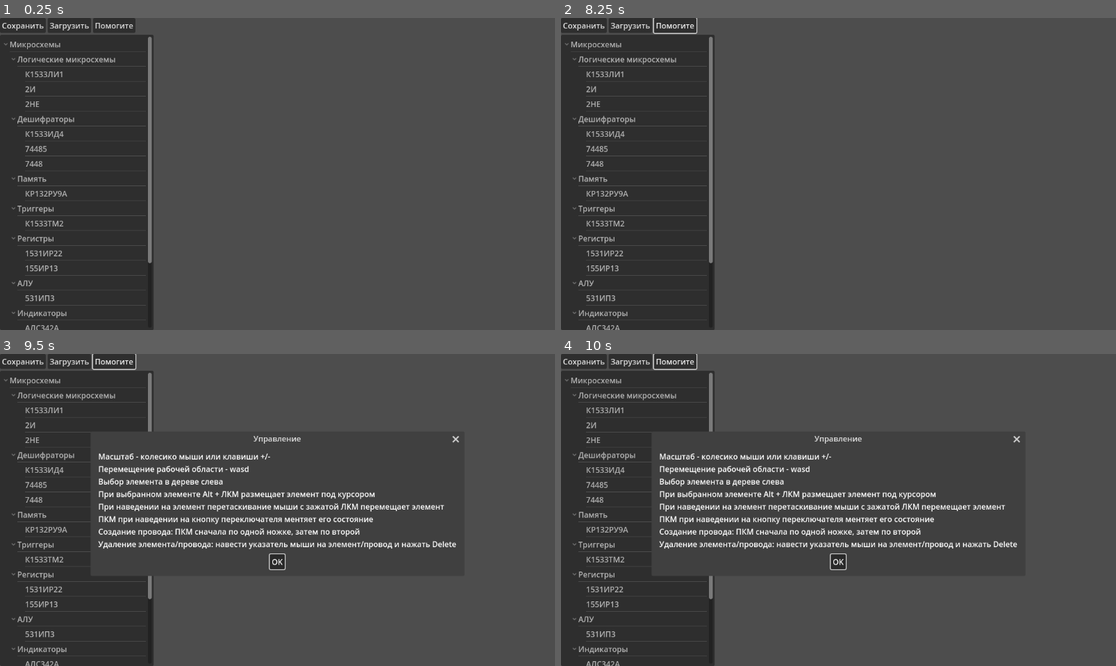
Above: before the commit, frames 1-4 (two rows, left to right).
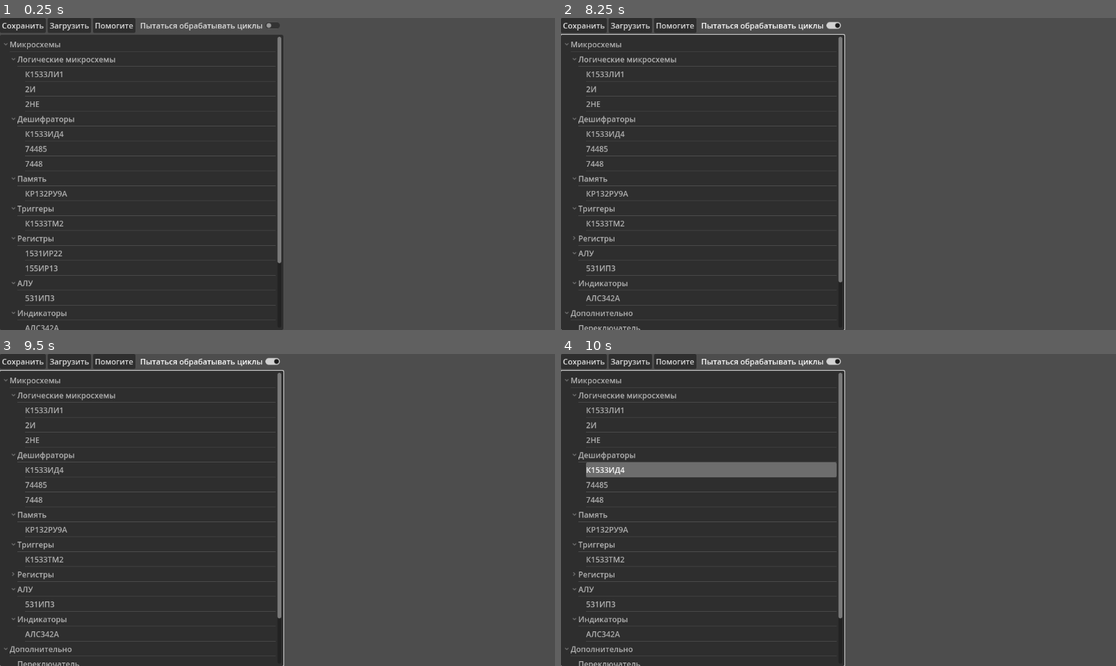
Above: after the commit, the same moments.

Repository: Andrien777/tvbuilder-m
Game: Godot game, scene res://ui/main_scene.tscn
The game is run twice, just before and just after one commit, with the same random seed, the same clock (stepped at 60 frames per second) and the same inputs. The engine's default icon, where the game draws it, is replaced by a stand-in: a white triangle on a blue panel in a dark square.
Inputs (mouse positions are in pixels of both pictures, inside the frame that each line leads up to):
- Up to frame 1 (0.25 s): no input
- Up to frame 2 (8.25 s): click (771, 24) at 0.5 s, where only the run after the commit has a clickable "Пытаться обрабатывать циклы"; click "Сохранить" at 1.25 s; click "Загрузить" at 2 s; click "Помогите" at 2.75 s; click "OK" at 3.5 s; tap Enter at 4.25, 7.25 s; move the mouse to (960, 158) at 4.27 s; hold D (pan_right) 4.28-5 s; tap Mouse wheel down (ZoomDown) at 4.35 s; click (960, 158) at 4.42 s; click "OK" at 5 s; tap Space (highlight_level) at 5.75, 8 s; drag from (727, 189) to (810, 236) at 5.77 s; click "OK" at 6.5 s; move the mouse to (894, 105) at 7.27 s; press the mouse at (894, 105) at 7.28 s; hold D (pan_right) 7.28-8 s; release the mouse at (894, 105) at 8 s; drag from (810, 236) to (672, 127) at 8.02 s
- Up to frame 3 (9.5 s): tap Enter at 8.75 s; move the mouse to (444, 556) at 8.77 s; hold A (pan_left) from 8.78 s (still down); hold Space (highlight_level) from 8.78 s (still down)
- Up to frame 4 (10 s): release A (pan_left) at 9.5 s; release Space (highlight_level) at 9.5 s; drag from (672, 463) to (755, 432) at 9.52 s

The runs differ from the first frame. In frame 1, 22% of the frame differs, in the area x 25-52%, y 1-100%; in frame 2, 23%, in the area x 0-52%, y 0-100%; in frame 3, 16%; in frame 4, 18%.

Commit message:
A different mode to somewhat resolve cycles

Diff:
--- a/components/all_components.json
+++ b/components/all_components.json
@@ -59,7 +59,7 @@
 		"config_path": "res://components/ic/flipflops/K1533TM2.json",
 		"logic_class_path": "res://components/ic/flipflops/K1533TM2.gd"
 	},
-	"K1533LI1":{
+	"К1533ЛИ1":{
 		"config_path": "res://components/ic/logic/K1533LI1.json",
 		"logic_class_path": "res://components/ic/logic/K1533LI1.gd"
 	}
--- a/netlist/netlist_class.gd
+++ b/netlist/netlist_class.gd
@@ -26,58 +26,131 @@
 		nodes.erase(pin2)
 
 func propagate_signal() -> void:
-	if nodes.is_empty():
-		return
-	var visited: Dictionary
-	var resolved: Array[NetlistNode]
-	var late_propagation: Array[NetlistNode]
-	var stack: Array[NetlistNode]
-	while visited.size() != nodes.size():
-		for key in nodes.keys():
-			if nodes[key] not in visited:
-				stack.push_back(nodes[key])
-				break
-		while not stack.is_empty():
-			var current = stack.back()
-			if current in resolved or current in late_propagation:
-				stack.pop_back()
-				continue
-			if current not in visited.keys():
-				visited[current] = 1
+	if GlobalSettings.doCycles:
+		for ic in SaveManager.ic_list:
+			ic._process_signal()
+		var resolved: Array[Pin]
+		var late_propagation: Array[Pin]
+		for pin in nodes.keys():
+			if pin.output():
+				resolved.append(pin)
+				for neighbour in nodes[pin].neighbours:
+					if neighbour.pin.output():
+						if neighbour.pin in resolved and neighbour.pin.state != pin.state:
+							if not neighbour.pin.z and not pin.z:
+								PopupManager.display_error("Соединены два выхода", "Вы делаете что-то странное", pin.global_position)
 			else:
-				visited[current] += 1
-			if visited[current] >= 5:
-				if current.pin.input():
-					var i = stack.size() - 2
-					var found_out = false
-					while stack[i] != current:
-						if stack[i].pin.output():
-							found_out = true
-							break
-						i -= 1
-					if not found_out:
-						current.pin.set_z()
-						resolved.append(current)
-						stack.pop_back()
+				var lateprop = true
+				for neighbour in nodes[pin].neighbours:
+					if neighbour.pin in resolved:
+						lateprop = false
+				if lateprop:
+					late_propagation.append(pin)
+					continue
+				var state = nodes[pin].neighbours[0].pin.state
+				var ok = true
+				for neighbour in nodes[pin].neighbours:
+					if neighbour.pin not in resolved:
 						continue
-				stack.pop_back()
-				PopupManager.display_error("Не удалось просчитать данный компонент", "Мы очень пытались. Честно.", current.pin.global_position)
-				#print("Could not resolve component:")
-				#print(current)
-				continue
-			if current.pin.output():
-				if not current.pin.dependencies.is_empty():
-					var dependencies_resolved = true
-					for dep in current.pin.dependencies:
-						if dep in nodes.keys():
-							if nodes[dep] not in resolved:
-								dependencies_resolved = false
-								stack.push_back(nodes[dep])
-							if nodes[dep] in late_propagation:
-								late_propagation.append(current)
-								stack.pop_back()
+					if neighbour.pin.state != state:
+						if state == NetConstants.LEVEL.LEVEL_Z:
+							state = neighbour.pin.state
+						else:
+							ok = false
+				if ok:
+					pin.state = state
+				else:
+					PopupManager.display_error("Короткое замыкание", "В этом месте произошло КЗ", pin.pin.global_position)
+		if not late_propagation.is_empty():
+			for pin in late_propagation:
+				var lateprop = true
+				for neighbour in nodes[pin].neighbours:
+					if neighbour.pin in resolved:
+						lateprop = false
+				if lateprop:
+					pin.set_z()
+					resolved.append(pin)
+					continue
+				var state = nodes[pin].neighbours[0].pin.state
+				var ok = true
+				for neighbour in nodes[pin].neighbours:
+					if neighbour.pin not in resolved:
+						continue
+					if neighbour.pin.state != state:
+						if state == NetConstants.LEVEL.LEVEL_Z:
+							state = neighbour.pin.state
+						else:
+							ok = false
+				if ok:
+					pin.state = state
+				else:
+					PopupManager.display_error("Короткое замыкание", "В этом месте произошло КЗ", pin.pin.global_position)
+	else:
+		if nodes.is_empty():
+			return
+		var visited: Dictionary
+		var resolved: Array[NetlistNode]
+		var processed_ics: Array[CircuitComponent]
+		var late_propagation: Array[NetlistNode]
+		var stack: Array[NetlistNode]
+		while visited.size() != nodes.size():
+			for key in nodes.keys():
+				if nodes[key] not in visited:
+					stack.push_back(nodes[key])
+					break
+			while not stack.is_empty():
+				var current = stack.back()
+				if current in resolved or current in late_propagation:
+					stack.pop_back()
+					continue
+				if current not in visited.keys():
+					visited[current] = 1
+				else:
+					visited[current] += 1
+				if visited[current] >= 5:
+					if current.pin.input():
+						var i = stack.size() - 2
+						var found_out = false
+						while stack[i] != current:
+							if stack[i].pin.output():
+								found_out = true
 								break
-					if dependencies_resolved:
+							i -= 1
+						if not found_out:
+							current.pin.set_z()
+							resolved.append(current)
+							stack.pop_back()
+							continue
+					stack.pop_back()
+					PopupManager.display_error("Не удалось просчитать данный компонент", "Мы очень пытались. Честно.", current.pin.global_position)
+					#print("Could not resolve component:")
+					#print(current)
+					continue
+				if current.pin.output():
+					if not current.pin.dependencies.is_empty():
+						var dependencies_resolved = true
+						for dep in current.pin.dependencies:
+							if dep in nodes.keys():
+								if nodes[dep] not in resolved:
+									dependencies_resolved = false
+									stack.push_back(nodes[dep])
+								if nodes[dep] in late_propagation:
+									late_propagation.append(current)
+									stack.pop_back()
+									break
+						if dependencies_resolved:
+							current.pin.parent._process_signal()
+							stack.pop_back()
+							resolved.append(current)
+							for neighbour in current.neighbours:
+								if neighbour.pin.output():
+									if neighbour in resolved and neighbour.pin.state != current.pin.state:
+										if not neighbour.pin.z and not current.pin.z:
+											PopupManager.display_error("Соединены два выхода", "Вы делаете что-то странное", current.pin.global_position)
+											#print("Two outputs short circuited")
+								if neighbour != current:
+									stack.push_back(neighbour)
+					else:
 						current.pin.parent._process_signal()
 						stack.pop_back()
 						resolved.append(current)
@@ -89,77 +162,65 @@
 										#print("Two outputs short circuited")
 							if neighbour != current:
 								stack.push_back(neighbour)
-				else:
-					current.pin.parent._process_signal()
-					stack.pop_back()
-					resolved.append(current)
+				elif current.pin.input():
+					var counter = 0
 					for neighbour in current.neighbours:
 						if neighbour.pin.output():
-							if neighbour in resolved and neighbour.pin.state != current.pin.state:
-								if not neighbour.pin.z and not current.pin.z:
-									PopupManager.display_error("Соединены два выхода", "Вы делаете что-то странное", current.pin.global_position)
-									#print("Two outputs short circuited")
-						if neighbour != current:
-							stack.push_back(neighbour)
-			elif current.pin.input():
-				var counter = 0
-				for neighbour in current.neighbours:
-					if neighbour.pin.output():
-						counter += 1
-					elif neighbour.pin.input():
-						if neighbour in resolved:
 							counter += 1
+						elif neighbour.pin.input():
+							if neighbour in resolved:
+								counter += 1
+						if counter >= 2:
+							break
 					if counter >= 2:
-						break
-				if counter >= 2:
-					late_propagation.append(current)
-					stack.pop_back()
+						late_propagation.append(current)
+						stack.pop_back()
+						for neighbour in current.neighbours:
+							if neighbour != current:
+								stack.push_back(neighbour)
+						continue
+					for neighbour in current.neighbours:
+						if neighbour in late_propagation:
+							late_propagation.append(current)
+							break
+						if neighbour.pin.output():
+							if neighbour in resolved:
+								current.pin.state = neighbour.pin.state
+								resolved.append(current)
+								break
+						elif neighbour.pin.input():
+							if neighbour in resolved:
+								current.pin.state = neighbour.pin.state
+								resolved.append(current)
+								break
+					if current in resolved or current in late_propagation:
+						stack.pop_back()
 					for neighbour in current.neighbours:
 						if neighbour != current:
 							stack.push_back(neighbour)
-					continue
-				for neighbour in current.neighbours:
-					if neighbour in late_propagation:
-						late_propagation.append(current)
-						break
-					if neighbour.pin.output():
-						if neighbour in resolved:
-							current.pin.state = neighbour.pin.state
-							resolved.append(current)
-							break
-					elif neighbour.pin.input():
-						if neighbour in resolved:
-							current.pin.state = neighbour.pin.state
-							resolved.append(current)
-							break
-				if current in resolved or current in late_propagation:
-					stack.pop_back()
-				for neighbour in current.neighbours:
-					if neighbour != current:
-						stack.push_back(neighbour)
-	if not late_propagation.is_empty():
-		for pin in late_propagation:
-			if pin.pin.output():
-				pin.pin.parent._process_signal()
-			else:
-				var state = pin.neighbours[0].pin.state
-				var ok = true
-				for neighbour in pin.neighbours:
-					if neighbour not in resolved:
-						continue
-					if neighbour.pin.state != state:
-						if state == NetConstants.LEVEL.LEVEL_Z:
-							state = neighbour.pin.state
-						else:
-							ok = false
-				if ok:
-					pin.pin.state = state
-				else:
-					PopupManager.display_error("Короткое замыкание", "В этом месте произошло КЗ", pin.pin.global_position)
-					#print("Short circuit")
-	for key in nodes.keys():
-		if key.direction == NetConstants.DIRECTION.DIRECTION_INPUT_OUTPUT:
-			key.parent._process_signal()
+		if not late_propagation.is_empty():
+			for pin in late_propagation:
+				if pin.pin.output():
+					pin.pin.parent._process_signal()
+				else:
+					var state = pin.neighbours[0].pin.state
+					var ok = true
+					for neighbour in pin.neighbours:
+						if neighbour not in resolved:
+							continue
+						if neighbour.pin.state != state:
+							if state == NetConstants.LEVEL.LEVEL_Z:
+								state = neighbour.pin.state
+							else:
+								ok = false
+					if ok:
+						pin.pin.state = state
+					else:
+						PopupManager.display_error("Короткое замыкание", "В этом месте произошло КЗ", pin.pin.global_position)
+						#print("Short circuit")
+		for key in nodes.keys():
+			if key.direction == NetConstants.DIRECTION.DIRECTION_INPUT_OUTPUT:
+				key.parent._process_signal()
 
 func get_json_adjacency():
 	var visited: Array[Pin]
--- /dev/null
+++ b/saveve.json
@@ -0,0 +1,91 @@
+{
+	"components": [
+		{
+			"id": 0,
+			"name": "2И",
+			"position": "(650, 325)"
+		},
+		{
+			"id": 1,
+			"name": "Светодиод",
+			"position": "(600, 125)"
+		},
+		{
+			"id": 2,
+			"name": "Светодиод",
+			"position": "(675, 150)"
+		},
+		{
+			"id": 3,
+			"name": "Светодиод",
+			"position": "(775, 125)"
+		},
+		{
+			"id": 4,
+			"name": "Переключатель",
+			"position": "(325, 300)"
+		}
+	],
+	"netlist": [
+		{
+			"from": {
+				"ic": 0,
+				"pin": 1
+			},
+			"to": {
+				"ic": 1,
+				"pin": 1
+			}
+		},
+		{
+			"from": {
+				"ic": 0,
+				"pin": 1
+			},
+			"to": {
+				"ic": 4,
+				"pin": 1
+			}
+		},
+		{
+			"from": {
+				"ic": 0,
+				"pin": 1
+			},
+			"to": {
+				"ic": 0,
+				"pin": 2
+			}
+		},
+		{
+			"from": {
+				"ic": 0,
+				"pin": 2
+			},
+			"to": {
+				"ic": 2,
+				"pin": 1
+			}
+		},
+		{
+			"from": {
+				"ic": 0,
+				"pin": 2
+			},
+			"to": {
+				"ic": 0,
+				"pin": 3
+			}
+		},
+		{
+			"from": {
+				"ic": 0,
+				"pin": 3
+			},
+			"to": {
+				"ic": 3,
+				"pin": 1
+			}
+		}
+	]
+}
--- a/ui/GlobalSettings.gd
+++ b/ui/GlobalSettings.gd
@@ -1,6 +1,7 @@
 extends Node
 
 var LevelHighlight  = false
+var doCycles = false
 
 # Called when the node enters the scene tree for the first time.
 func _ready() -> void:
--- /dev/null
+++ b/ui/do_cycles_button.gd
@@ -0,0 +1,15 @@
+extends CheckButton
+
+
+# Called when the node enters the scene tree for the first time.
+func _ready() -> void:
+	pass # Replace with function body.
+
+
+# Called every frame. 'delta' is the elapsed time since the previous frame.
+func _process(delta: float) -> void:
+	pass
+
+
+func _on_toggled(toggled_on: bool) -> void:
+	GlobalSettings.doCycles = toggled_on
--- a/ui/main_scene.tscn
+++ b/ui/main_scene.tscn
@@ -7,6 +7,7 @@
 [ext_resource type="Script" path="res://ui/ic_elements_tree/ics_tree.gd" id="3_q10ex"]
 [ext_resource type="Script" path="res://ui/save_file_dialog.gd" id="4_5cvoo"]
 [ext_resource type="Script" path="res://ui/load_file_dialog.gd" id="5_656tm"]
+[ext_resource type="Script" path="res://ui/do_cycles_button.gd" id="5_qlik5"]
 [ext_resource type="Script" path="res://ui/help_dialog.gd" id="8_s7pmm"]
 
 [sub_resource type="ShaderMaterial" id="ShaderMaterial_7n0h1"]
@@ -59,6 +60,11 @@
 layout_mode = 2
 text = "Помогите"
 
+[node name="DoCyclesButton" type="CheckButton" parent="UiCanvasLayer/FunctionalUIContainer/ButtonsContainer"]
+layout_mode = 2
+text = "Пытаться обрабатывать циклы"
+script = ExtResource("5_qlik5")
+
 [node name="ComponentTree" type="Tree" parent="UiCanvasLayer/FunctionalUIContainer"]
 layout_mode = 2
 size_flags_vertical = 3
@@ -100,6 +106,7 @@
 [connection signal="pressed" from="UiCanvasLayer/FunctionalUIContainer/ButtonsContainer/SaveAsButton" to="SaveAsFileDialog" method="_on_save_as_button_pressed"]
 [connection signal="pressed" from="UiCanvasLayer/FunctionalUIContainer/ButtonsContainer/LoadButton" to="LoadFileDialog" method="_on_load_button_pressed"]
 [connection signal="pressed" from="UiCanvasLayer/FunctionalUIContainer/ButtonsContainer/HelpButton" to="HelpDialog" method="_on_help_button_pressed"]
+[connection signal="toggled" from="UiCanvasLayer/FunctionalUIContainer/ButtonsContainer/DoCyclesButton" to="UiCanvasLayer/FunctionalUIContainer/ButtonsContainer/DoCyclesButton" method="_on_toggled"]
 [connection signal="item_mouse_selected" from="UiCanvasLayer/FunctionalUIContainer/ComponentTree" to="UiCanvasLayer/FunctionalUIContainer/ComponentTree" method="_on_item_mouse_selected"]
 [connection signal="nothing_selected" from="UiCanvasLayer/FunctionalUIContainer/ComponentTree" to="UiCanvasLayer/FunctionalUIContainer/ComponentTree" method="_on_nothing_selected"]
 [connection signal="file_selected" from="SaveAsFileDialog" to="SaveAsFileDialog" method="_on_file_selected"]
Not shown: 1 places in ui/main_scene.tscn that only renumber resources
Not shown, added: notsave_alu_8bit
Not shown, added: notsave_alu_8bit_ind
Not shown, added: tvb2-alpha-0.2.5.app.zip
Not shown, added: tvb2-alpha-0.2.5.console.exe
Not shown, added: tvb2-alpha-0.2.5.exe
Not shown, added: tvb2-alpha-0.2.5.sh
Not shown, added: tvb2-alpha-0.2.5.x86_64
